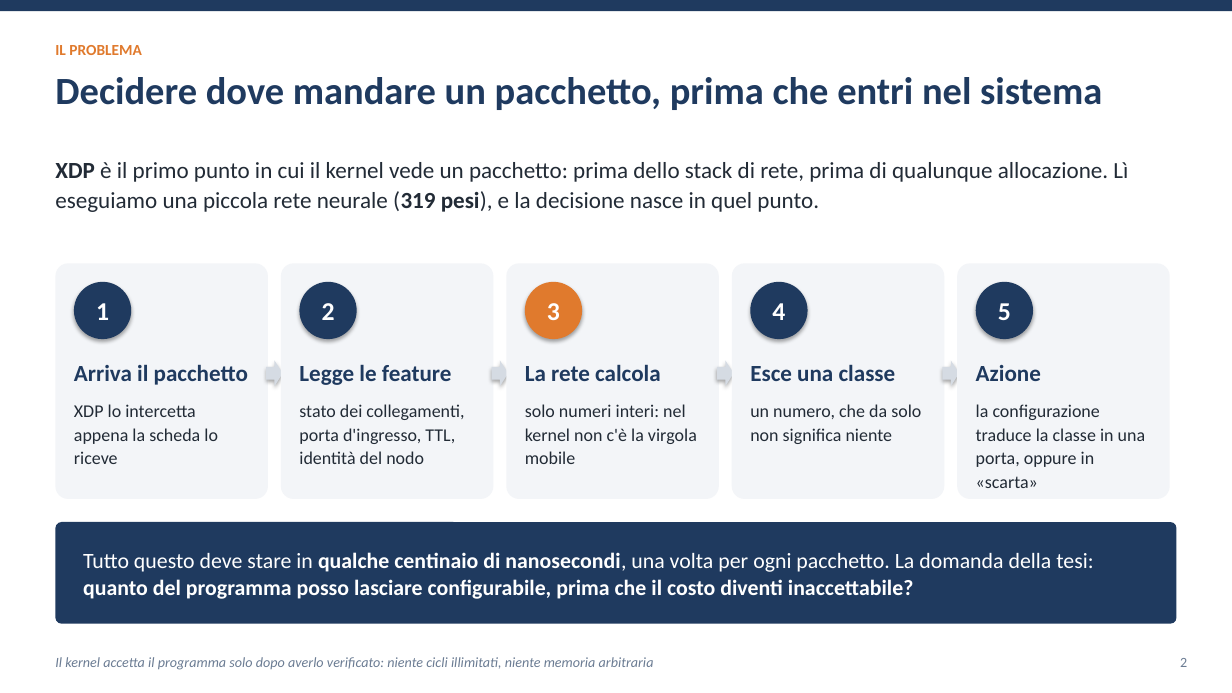
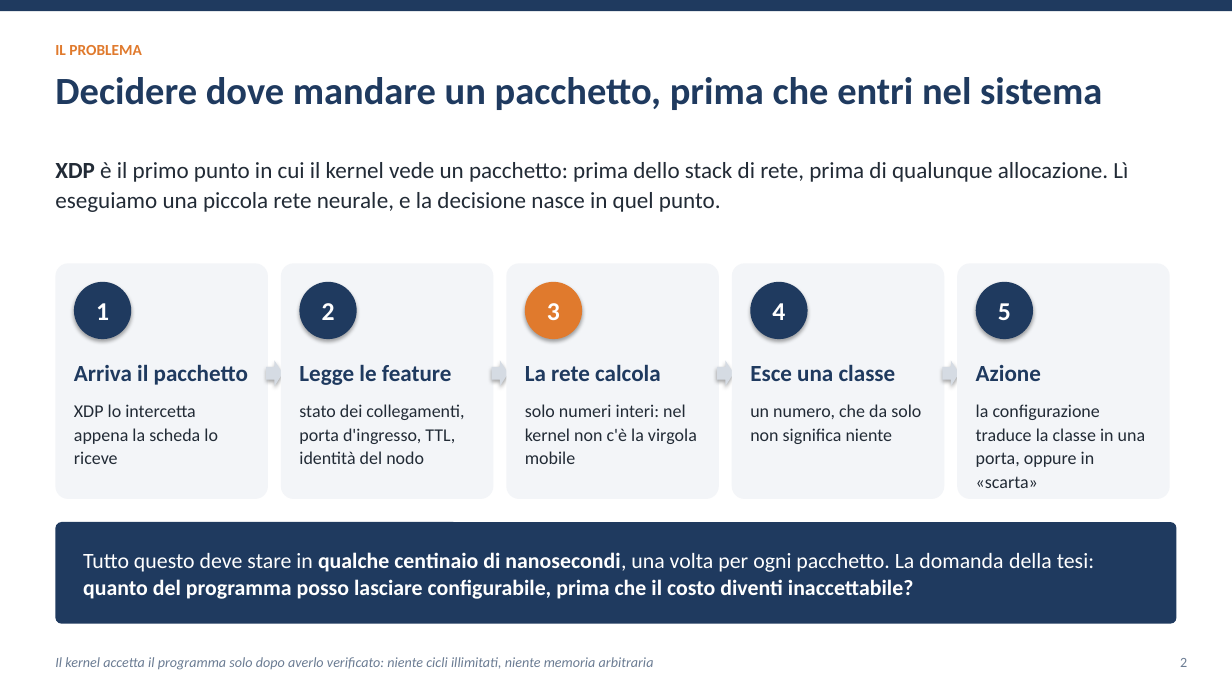
Before and after one commit to ettore-cantile/ipa_lab, a slide deck: slide 2 of docs/Inferenza di una rete neurale nel kernel Linux con eBPF XDP.pptx. Drawn at 1232x693 pixels with LibreOffice and Linux fonts; fonts in the diff are those of the drawing. Boxes give left, top, right and bottom in pixels: in the first picture for what was removed or moved away, otherwise in the second. Text is boxed around its words. In the diff, an @@ line names an element or a change of style, - is before the commit and + after.

```diff
--- a/docs/Inferenza di una rete neurale nel kernel Linux con eBPF XDP.pptx
+++ b/docs/Inferenza di una rete neurale nel kernel Linux con eBPF XDP.pptx
@@ text at [55,162,1128,212]: text changed @@
-XDP è il primo punto in cui il kernel vede un pacchetto: prima dello stack di rete, prima di qualunque allocazione. Lì eseguiamo una piccola rete neurale (319 pesi), e la decisione nasce in quel punto.
+XDP è il primo punto in cui il kernel vede un pacchetto: prima dello stack di rete, prima di qualunque allocazione. Lì eseguiamo una piccola rete neurale, e la decisione nasce in quel punto.
```
Also in this commit, not shown: 6 other slides changed, 5 other files.
